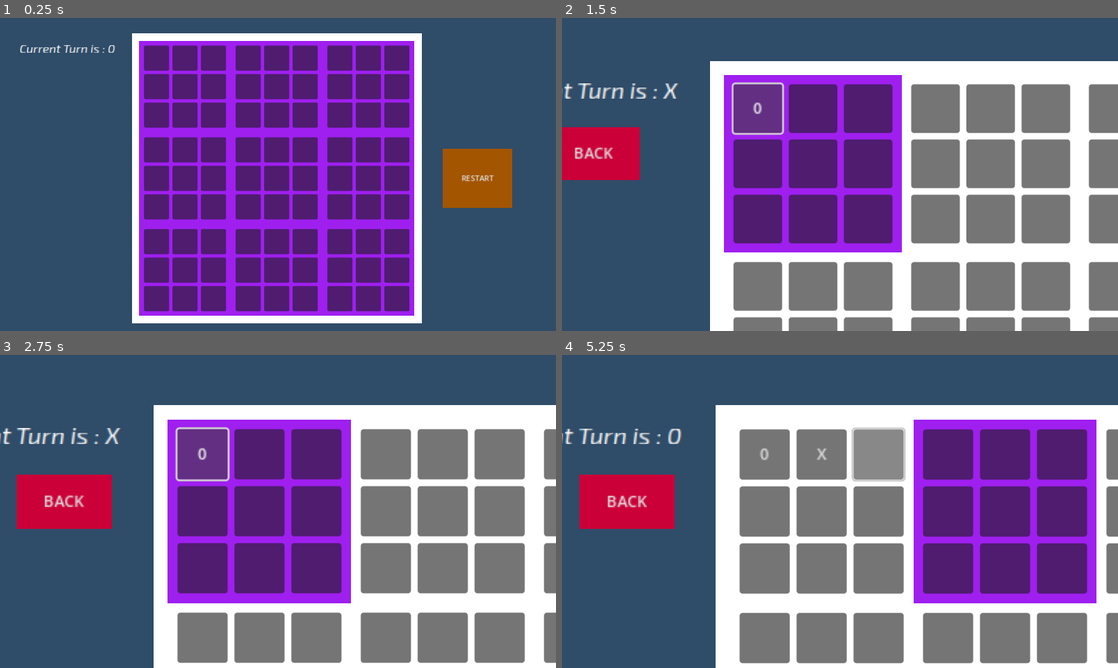
Above: before the commit, frames 1-4 (two rows, left to right).
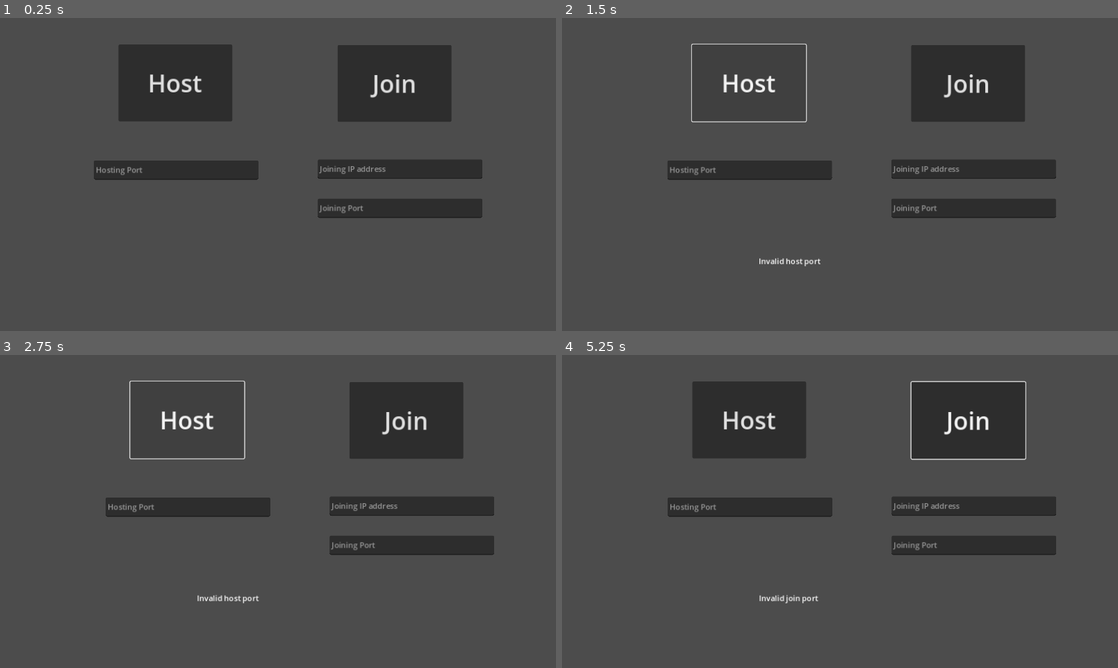
Above: after the commit, the same moments.

Repository: Kyluuuu/UltimateTickTackToe
Game: Godot game, scene res://Scenes/Multiplayer.tscn
Same seed, same stepped clock (60 frames per second), same inputs: the game is played once before the commit and once after it. Before the commit the project starts from res://Scenes/MainScreen.tscn.
Inputs (mouse positions are in pixels of both pictures, inside the frame that each line leads up to):
- Up to frame 1 (0.25 s): no input
- Up to frame 2 (1.5 s): click (723, 58) at 0.52 s; click (751, 83) at 1.25 s, where only the run after the commit has a clickable "Host"
- Up to frame 3 (2.75 s): click (200, 452) at 2 s, where only the run before the commit has a clickable "0"
- Up to frame 4 (5.25 s): click (823, 455) at 2.77 s; click (823, 455) at 3.5 s, where only the run before the commit has a clickable "X"; click (967, 420) at 4.25 s, where only the run after the commit has a clickable "Join"; click (878, 455) at 5.02 s

The runs differ from the first frame. In frame 1, 100% of the frame differs, in the area x 0-100%, y 0-100%; in frame 2, 100%; in frame 3, 100%; in frame 4, 100%.

Commit message:
added multiplayer

Diff:
--- a/Scenes/MainScreen.tscn
+++ b/Scenes/MainScreen.tscn
@@ -8,6 +8,11 @@
 [ext_resource type="FontFile" uid="uid://d24x78j63thd7" path="res://Fonts/Exo2-Italic-VariableFont_wght.ttf" id="5_jkjoq"]
 
 [sub_resource type="ShaderMaterial" id="ShaderMaterial_lfgdx"]
+
+[sub_resource type="SceneReplicationConfig" id="SceneReplicationConfig_vg3kh"]
+properties/0/path = NodePath("Game/BeegLabel:text")
+properties/0/spawn = true
+properties/0/replication_mode = 1
 
 [node name="RootNode" type="Node2D"]
 material = SubResource("ShaderMaterial_lfgdx")
@@ -206,5 +211,8 @@
 theme_override_font_sizes/font_size = 25
 text = "Current Turn is : 0"
 
+[node name="MultiplayerSynchronizer" type="MultiplayerSynchronizer" parent="."]
+replication_config = SubResource("SceneReplicationConfig_vg3kh")
+
 [connection signal="pressed" from="CameraController/RestartControl/RestartButton" to="CameraController/RestartControl/RestartButton" method="_on_pressed"]
 [connection signal="pressed" from="CameraController/BackControl/Sliding back button" to="CameraController" method="_on_sliding_back_button_pressed"]
--- /dev/null
+++ b/Scenes/Multiplayer.tscn
@@ -0,0 +1,61 @@
+[gd_scene load_steps=3 format=3 uid="uid://c2dhp4rj3nxb0"]
+
+[ext_resource type="Script" path="res://Scripts/multiplayer.gd" id="1_1t4n3"]
+[ext_resource type="PackedScene" uid="uid://bw3b2b2fdyo6o" path="res://Scenes/MainScreen.tscn" id="2_0uw7j"]
+
+[node name="Multiplayer" type="Node2D"]
+script = ExtResource("1_1t4n3")
+
+[node name="MainScreenNode" parent="." instance=ExtResource("2_0uw7j")]
+
+[node name="Node2D" type="Node2D" parent="."]
+
+[node name="hostButton" type="Button" parent="Node2D"]
+offset_left = 213.0
+offset_top = 51.0
+offset_right = 449.0
+offset_bottom = 210.0
+theme_override_font_sizes/font_size = 50
+text = "Host"
+
+[node name="joinButton" type="Button" parent="Node2D"]
+offset_left = 667.0
+offset_top = 52.0
+offset_right = 903.0
+offset_bottom = 211.0
+theme_override_font_sizes/font_size = 50
+text = "Join"
+
+[node name="MultiplayerSpawner" type="MultiplayerSpawner" parent="Node2D"]
+_spawnable_scenes = PackedStringArray("res://Scenes/MinigameScene.tscn")
+spawn_path = NodePath("../..")
+
+[node name="LineEditJoinIP" type="LineEdit" parent="Node2D"]
+offset_left = 626.0
+offset_top = 289.0
+offset_right = 967.0
+offset_bottom = 329.0
+placeholder_text = "Joining IP address"
+
+[node name="LineEditJoinPort" type="LineEdit" parent="Node2D"]
+offset_left = 626.0
+offset_top = 370.0
+offset_right = 967.0
+offset_bottom = 410.0
+placeholder_text = "Joining Port"
+
+[node name="lineEditHost" type="LineEdit" parent="Node2D"]
+offset_left = 162.0
+offset_top = 291.0
+offset_right = 503.0
+offset_bottom = 331.0
+placeholder_text = "Hosting Port"
+
+[node name="Label" type="Label" parent="Node2D"]
+offset_left = 351.0
+offset_top = 488.0
+offset_right = 842.0
+offset_bottom = 580.0
+
+[connection signal="pressed" from="Node2D/hostButton" to="." method="_on_host_button_pressed"]
+[connection signal="pressed" from="Node2D/joinButton" to="." method="_on_join_button_pressed"]
--- a/Scripts/MinigameButtonControl.gd
+++ b/Scripts/MinigameButtonControl.gd
@@ -71,11 +71,11 @@
 	processButton(index)
 
 func gameFinished(playerTurn : int) -> void:
-	var node = get_tree().current_scene.get_node("Game")
+	var node = get_node("/root/Multiplayer/MainScreenNode/Game")
 	node._game_result(playerTurn, gameID)
 
 func nextMiniGame(index : int) -> void:
-	var node = get_tree().current_scene.get_node("Game")
+	var node = get_node("/root/Multiplayer/MainScreenNode/Game")
 	node._miniGameHighlight(index + 1, gameID)
 
 func highlight() -> void:
@@ -86,50 +86,63 @@
 	var colorNode : ColorRect = get_parent().get_parent().get_node("ColorRect")
 	colorNode.color = Color.WHITE
 
+func processButton(index : int) -> void:
+	var chosenGame = get_node("/root/Multiplayer/MainScreenNode/Game").getCurrentChosenGame()
 
-func processButton(index : int) -> void:
-	var chosenGame = get_tree().current_scene.get_node("Game").getCurrentChosenGame()
-	if chosenGame == -1 or chosenGame == gameID:
-		if tileState[index] == 2:
-			var playerTurn = changeButtonText(buttons[index])
-			tileState[index] = playerTurn
-			if checkForWin(playerTurn):
-				var button : Button = get_child(1)
-				var label : Label = get_child(3)
-				var grey : ColorRect = get_child(2)
-				button.visible = true
-				grey.visible = true
-				grey.modulate.a = 0.5;
-				button.disabled = true
-				if playerTurn == 0:
-					label.text = "0"
-				else:
-					label.text = "X"
-				gameFinished(playerTurn)
-			nextMiniGame(index)
-	else :
+	var gameNode = get_node("/root/Multiplayer/MainScreenNode/")
+	var playerTurn = gameNode._get_player_turn()
+
+	if chosenGame != -1 and chosenGame != gameID:
 		return
 
-func changeButtonText(button : Button) -> int:
-	var gameNode = get_node("/root/RootNode")
-	var playerTurn = gameNode. _get_player_turn()
+	if multiplayer.is_server() and playerTurn == 1:
+		return
+
+	if not multiplayer.is_server() and playerTurn == 0:
+		return
+
+	if tileState[index] != 2:
+		return
+
+	rpcProcessButton.rpc(index, playerTurn, gameNode.get_path())
+
+@rpc("any_peer", "call_local", "reliable")
+func rpcProcessButton(index : int, playerTurn: int, gameNodePath) -> void:
+	var gameNode = get_node(gameNodePath)
+	changeButtonText(buttons[index], playerTurn, gameNode)
+	tileState[index] = playerTurn
+	checkForWin(playerTurn)
+	nextMiniGame(index)
+
+
+func changeButtonText(button : Button, playerTurn: int, gameNode) -> void:
 	gameNode._updatePlayerTurn()
 	if playerTurn == 0:
 		button.text = "0"
 	else:
 		button.text = "X"
-	return playerTurn
 
-func checkForWin(turn : int) -> bool:
+func checkForWin(playerTurn : int) -> bool:
 	for combination in winningCombinations:
 		var isWin = true
 		for j in range(3):
-			if tileState[combination[j]] != turn:
+			if tileState[combination[j]] != playerTurn:
 				isWin = false
 		if isWin:
-			return isWin
+			var button : Button = get_child(1)
+			var label : Label = get_child(3)
+			var grey : ColorRect = get_child(2)
+			button.visible = true
+			grey.visible = true
+			grey.modulate.a = 0.5;
+			button.disabled = true
+			if playerTurn == 0:
+				label.text = "0"
+			else:
+				label.text = "X"
+			gameFinished(playerTurn)
 	return false
 
 func _on_zoom_in_button_9_pressed():
-	var node = get_tree().current_scene.get_node("CameraController")
+	var node = get_node("/root/Multiplayer/MainScreenNode/CameraController")
 	node.zoom_button_press(get_node("ZoomInButton9"))
--- /dev/null
+++ b/Scripts/multiplayer.gd
@@ -0,0 +1,62 @@
+extends Node2D
+
+@onready var HostPort : LineEdit = $Node2D/lineEditHost
+@onready var JoinPort : LineEdit = $Node2D/LineEditJoinPort
+@onready var JoinIp : LineEdit = $Node2D/LineEditJoinIP
+@onready var label : Label = $Node2D/Label
+
+var serverMade = false
+var joined = false
+
+var numPlayers = 0
+
+func _ready() -> void:
+	$MainScreenNode.hide()
+	pass
+
+func _process(delta: float) -> void:
+	pass
+
+
+func _on_host_button_pressed() -> void:
+	if serverMade:
+		label.text = "Already hosting"
+		return
+
+	var hport = HostPort.text
+
+	if not hport.is_valid_int():
+		label.text = "Invalid host port"
+		return
+
+	var peer = ENetMultiplayerPeer.new()
+	peer.create_server(int(hport), 1)
+	multiplayer.multiplayer_peer = peer
+	label.text = "Now hosting on " + hport
+	serverMade = true
+	$Node2D.hide()
+	$MainScreenNode.show()
+
+func _on_join_button_pressed() -> void:
+	if joined:
+		label.text = "Already joining"
+		return
+
+	var jport = JoinPort.text
+	var jIP = JoinIp.text
+
+	if jIP == "":
+		jIP = "localhost"
+
+	if not jport.is_valid_int():
+		label.text = "Invalid join port"
+		return
+
+	var peer = ENetMultiplayerPeer.new()
+	peer.create_client(jIP, int(jport))
+	multiplayer.multiplayer_peer = peer
+	label.text = "Now joining " + jIP + " on " + jport
+	joined = true
+	$Node2D.hide()
+	$MainScreenNode.show()
+	print("trying to join!")
--- a/Scripts/restart_button.gd
+++ b/Scripts/restart_button.gd
@@ -10,6 +10,5 @@
 func _process(delta: float) -> void:
 	pass
 
-
 func _on_pressed() -> void:
 	get_tree().reload_current_scene()
--- a/project.godot
+++ b/project.godot
@@ -11,7 +11,7 @@
 [application]
 
 config/name="TickTackToe"
-run/main_scene="res://Scenes/MainScreen.tscn"
+run/main_scene="res://Scenes/Multiplayer.tscn"
 config/features=PackedStringArray("4.3", "GL Compatibility")
 config/icon="res://icon.svg"
 
Not shown: 1 places in Scenes/MainScreen.tscn that only renumber resources
Not shown, changed: export_presets.cfg
